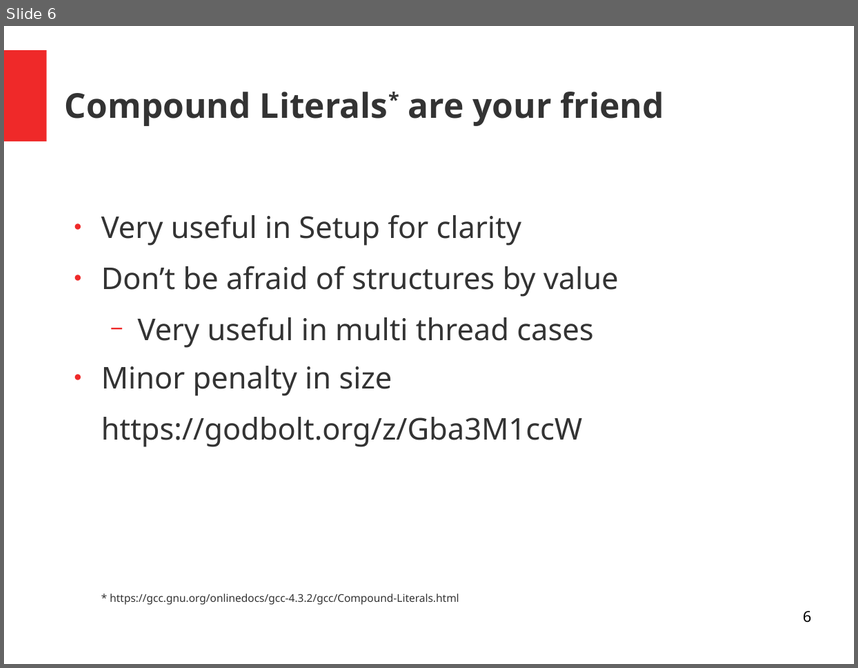
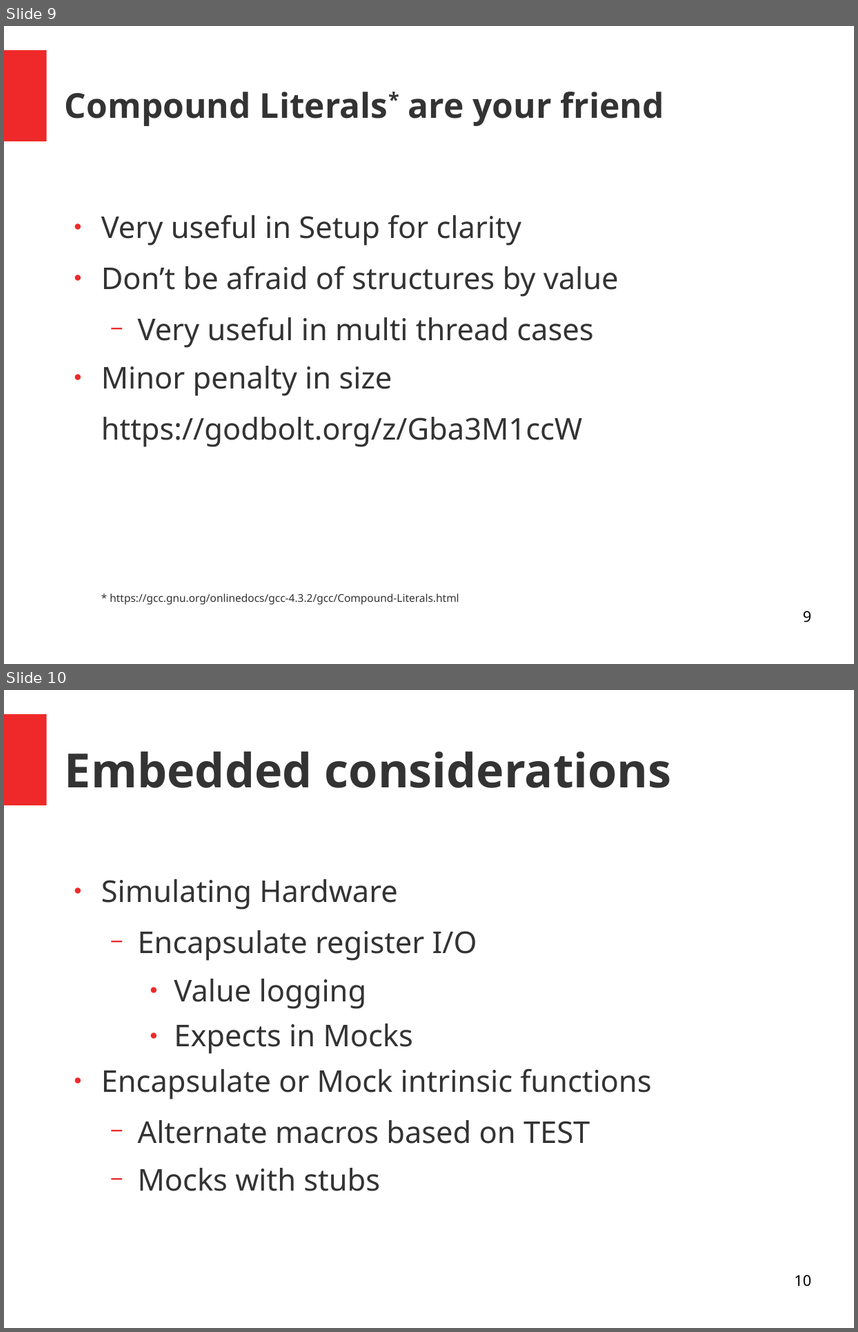
Before and after one commit to bd2357/ceedling_talk, a slide deck: ceedling_talk.odp. Shown one above the other, each under a label of ours: slide 6 before the commit, slides 9 and 10 after it. The pictures are 858x668 and 858x1332 pixels, drawn with LibreOffice and Linux fonts; fonts in the diff are those of the drawing. Boxes give left, top, right and bottom in pixels: in the first picture for what was removed or moved away, otherwise in the second. Text is boxed around its words. In the diff, an @@ line names an element or a change of style, - is before the commit and + after.

```diff
--- a/ceedling_talk.odp
+++ b/ceedling_talk.odp
@@ slide 10 added at (4, 690, 854, 1328), background #FFFFFF; not listed: 1 template element that a slide beside it also shows @@
@@ title added at (65, 751, 672, 788), 44 pt, text #333333, bold @@
+Embedded considerations
@@ text added at (101, 879, 651, 1191), 28 pt, text #333333 @@
+● Simulating Hardware
+  − Encapsulate register I/O
+    ● Value logging
+    ● Expects in Mocks
+● Encapsulate or Mock intrinsic functions
+  − Alternate macros based on TEST
+  − Mocks with stubs
@@ page number added at (794, 1274, 811, 1286), 14 pt, text #000000 @@
+10
@@ what was slide 6 is now slide 9 @@
@@ page number at (803, 610, 811, 622): text changed @@
-6
+9
```
Also in this commit, not shown: 1 slide changed, 4 other slides added, 3 other files.
